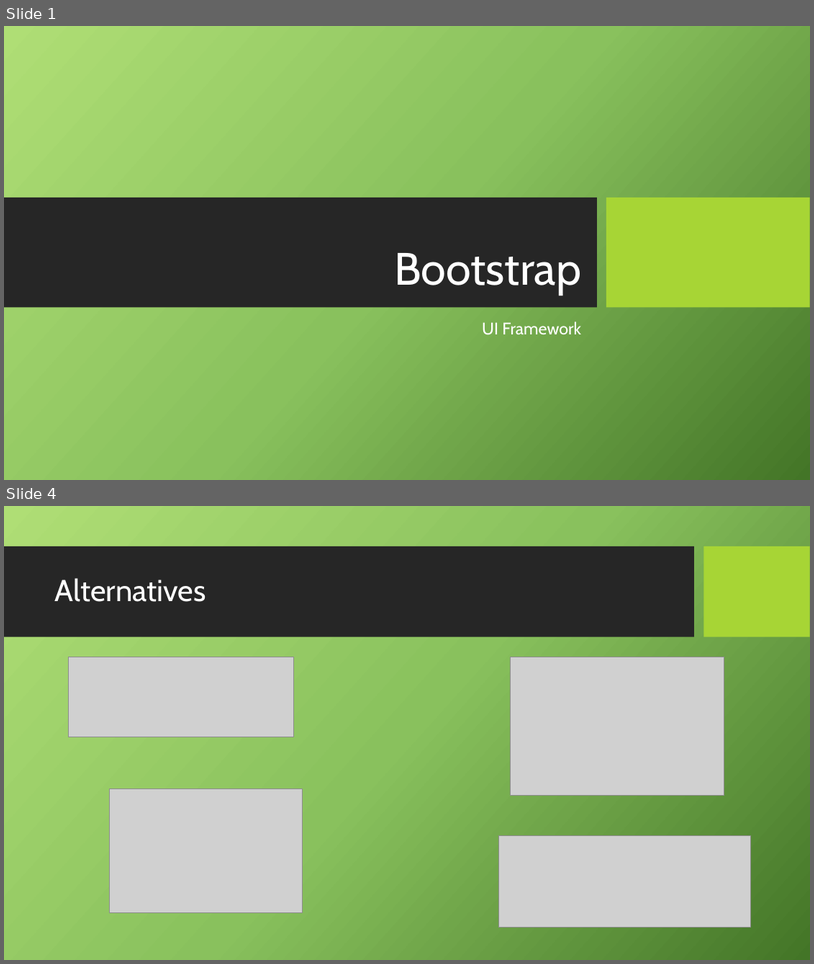
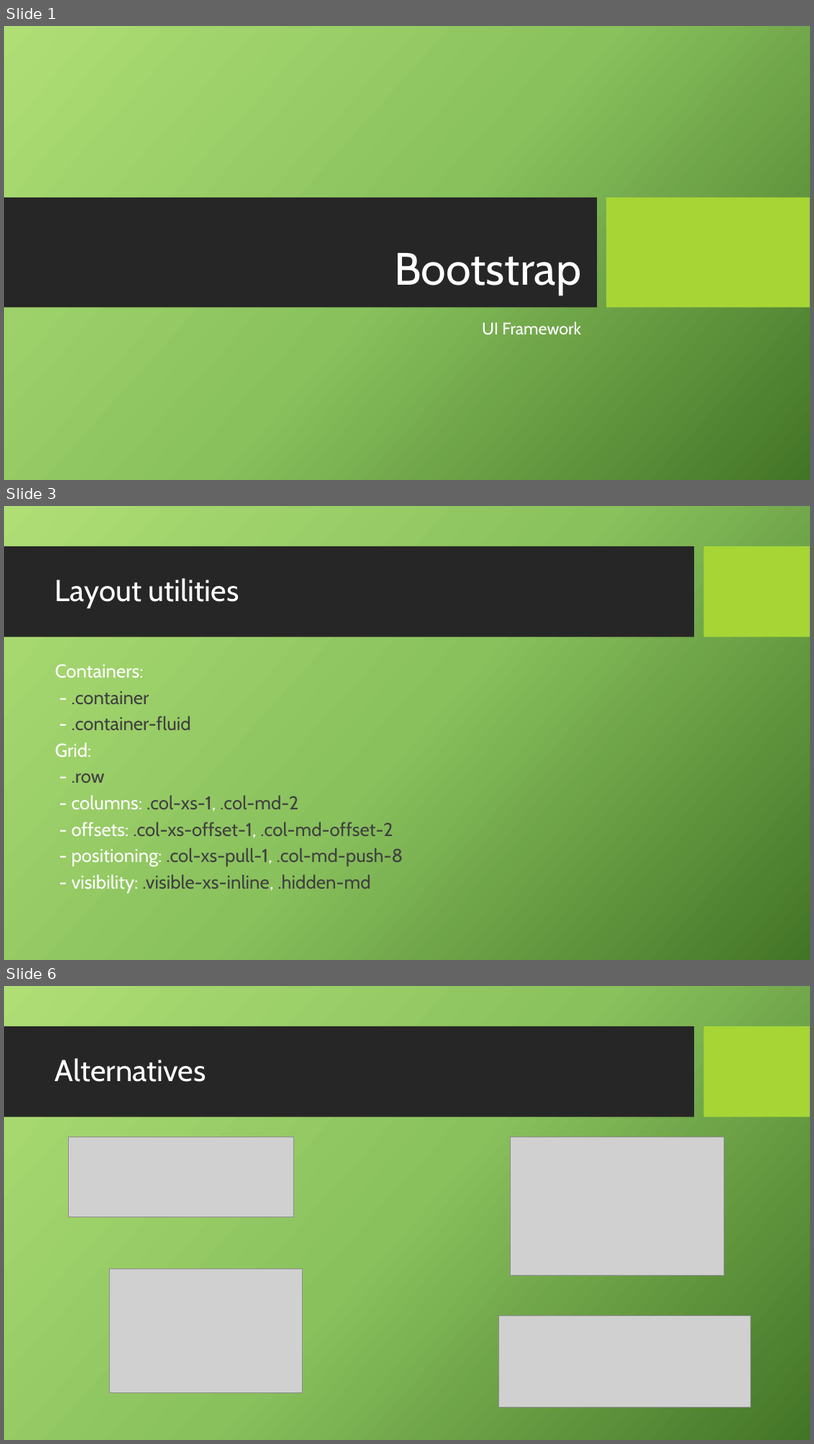
Before and after one commit to Mishurin/frontend-examples, a slide deck: bootstrap/Bootstrap.pptx. Shown one above the other, each under a label of ours: slides 1 and 4 before the commit, slides 1, 3 and 6 after it; the slides between them are not shown. The pictures are 814x964 and 814x1444 pixels, drawn with LibreOffice and Linux fonts; fonts in the diff are those of the drawing; grey boxes stand for pictures; background and template pictures are left out. Boxes give left, top, right and bottom in pixels: in the first picture for what was removed or moved away, otherwise in the second. Text is boxed around its words. In the diff, an @@ line names an element or a change of style, - is before the commit and + after.

Commit message:
Added examples of layouts.

```diff
--- a/bootstrap/Bootstrap.pptx
+++ b/bootstrap/Bootstrap.pptx
@@ slide 3 added at [4,506,810,960], background picture (left out); not listed: 2 template elements that a slide beside it also shows @@
@@ title added at [55,578,239,608], 36 pt, text #FFFFFF @@
+Layout utilities
@@ text added at [55,664,404,892], 22.2 pt, text #404040 @@
+Containers:
+- .container
+- .container-fluid
+Grid:
+- .row
+- columns: .col-xs-1, .col-md-2
+- offsets: .col-xs-offset-1, .col-md-offset-2
+- positioning: .col-xs-pull-1, .col-md-push-8
+- visibility: .visible-xs-inline, .hidden-md
@@ what was slide 4 is now slide 6 @@
```
Also in this commit, not shown: 3 slides changed, 1 other slide added, 12 other files.
